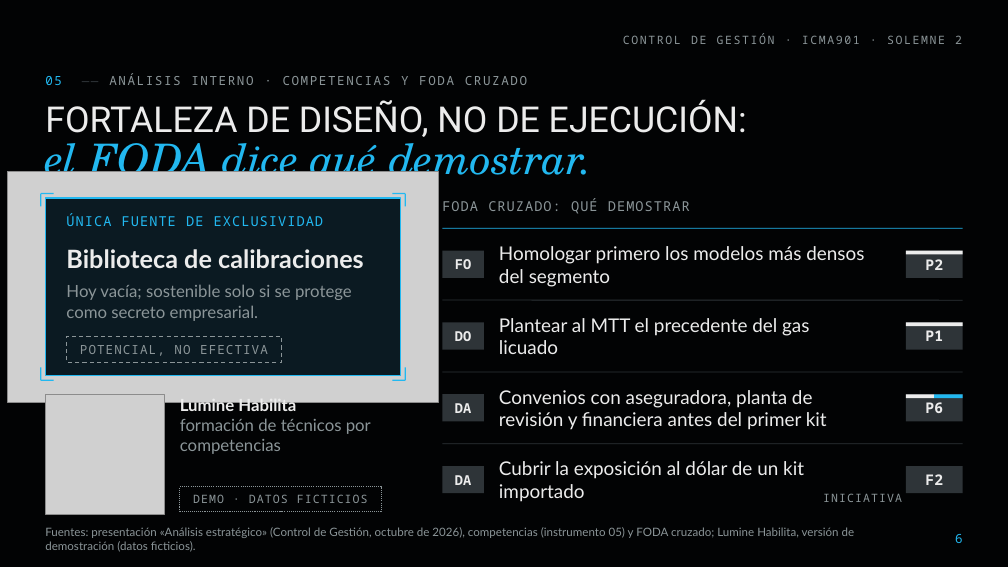
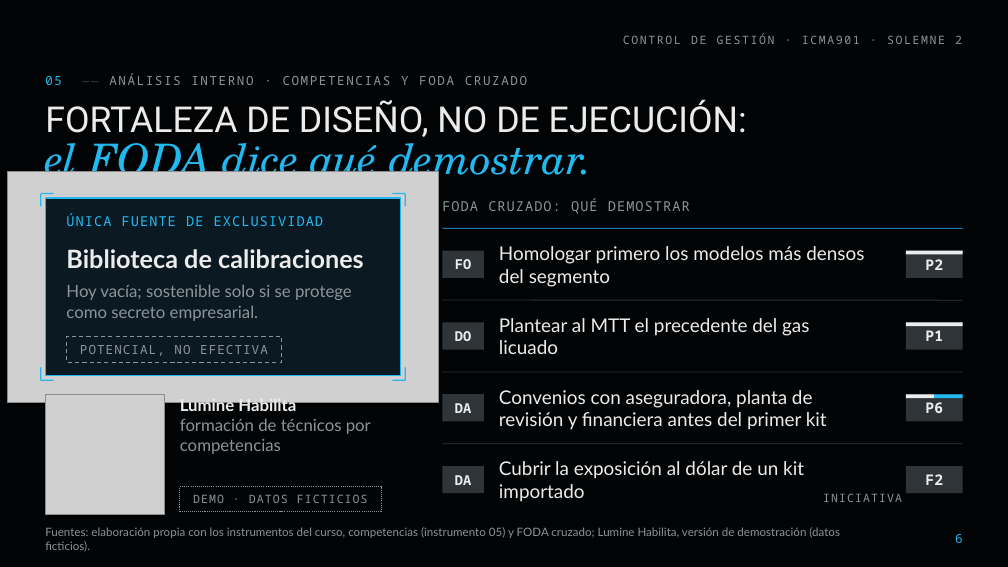
Before and after one commit to diegoaam0109-ux/lumine, a slide deck: slide 6 of solemne-2/Lumine_Solemne2_CMI_Control_de_Gestion.pptx. Drawn at 1008x567 pixels with LibreOffice and Linux fonts; fonts in the diff are those of the drawing; grey boxes stand for pictures; background and template pictures are left out. Boxes give left, top, right and bottom in pixels: in the first picture for what was removed or moved away, otherwise in the second. Text is boxed around its words. In the diff, an @@ line names an element or a change of style, - is before the commit and + after.

```diff
--- a/solemne-2/Lumine_Solemne2_CMI_Control_de_Gestion.pptx
+++ b/solemne-2/Lumine_Solemne2_CMI_Control_de_Gestion.pptx
@@ text at box(45, 527, 840, 552): text changed @@
-Fuentes: presentación «Análisis estratégico» (Control de Gestión, octubre de 2026), competencias (instrumento 05) y FODA cruzado; Lumine Habilita, versión de demostración (datos ficticios).
+Fuentes: elaboración propia con los instrumentos del curso, competencias (instrumento 05) y FODA cruzado; Lumine Habilita, versión de demostración (datos ficticios).
```
Also in this commit, not shown: 26 other slides changed, 24 other files.
